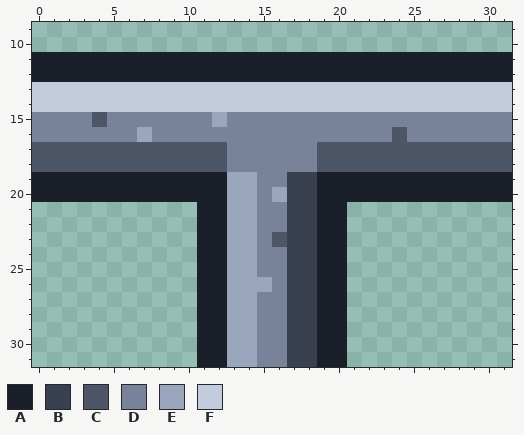
Two states of a pixel-art file, tiles/wall_tee_n.aseprite. Above is the file before it was changed.
32x32 pixels, 1 frame. Shown: x 0..31, y 9..31.
Palette (. is transparent): A #1b1f2a  B #39404f  C #4c5666  D #78839a  E #9aa6bc  F #c3ccdc
The result:
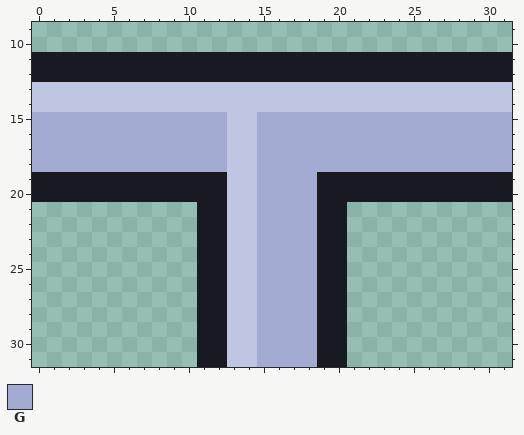
Colours new in this view: G #a3abd2
Diff:
colour A: #1b1f2a -> #191922
colour F: #c3ccdc -> #bfc6e2
Layers "ink", "flat":
y 15: x 0..31 DDDDCDDDDDDDEDDDDDDDDDDDDDDDDDDD -> GGGGGGGGGGGGGFFGGGGGGGGGGGGGGGGG
y 16: x 0..31 DDDDDDDEDDDDDDDDDDDDDDDDCDDDDDDD -> GGGGGGGGGGGGGFFGGGGGGGGGGGGGGGGG
y 17..18: x 0..31 CCCCCCCCCCCCCDDDDDDCCCCCCCCCCCCC -> GGGGGGGGGGGGGFFGGGGGGGGGGGGGGGGG
y 19: x 13..18 EEDDBB -> FFGGGG
y 20: x 13..18 EEDEBB -> FFGGGG
y 21..22: x 13..18 EEDDBB -> FFGGGG
y 23: x 13..18 EEDCBB -> FFGGGG
y 24..25: x 13..18 EEDDBB -> FFGGGG
y 26: x 13..18 EEEDBB -> FFGGGG
y 27..31: x 13..18 EEDDBB -> FFGGGG
Where, in picture pixels (left, top, right, bottom), the same in both pictures:
changed: (32, 52, 512, 367)
